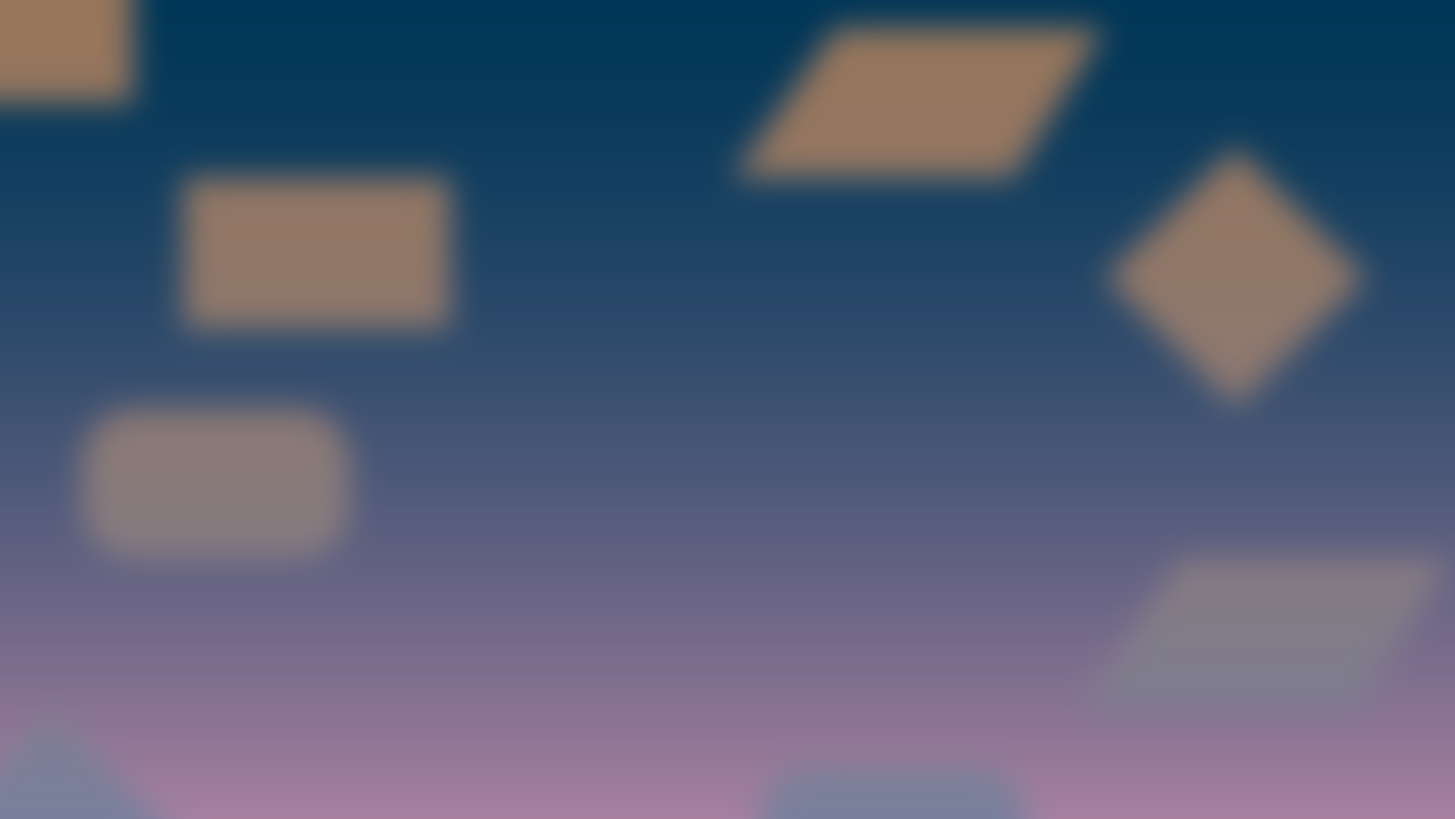
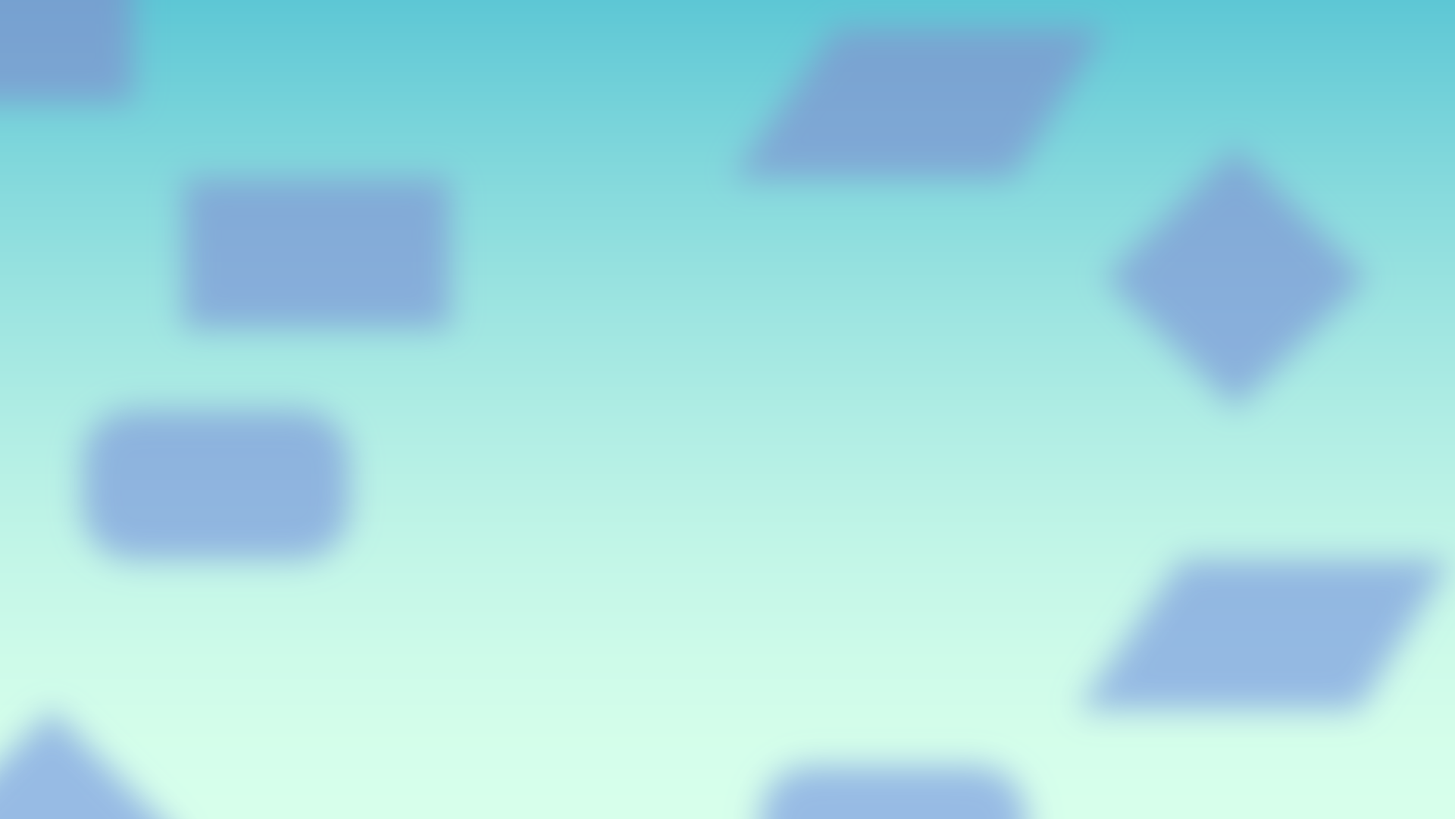
Comparing the layer stacks of the two 1455 x 819 images. Changes:
"Group 1": opacity 100% → 62% over [0, 0, 1455, 819]
added layer "Background copy" above "Background" over [0, 0, 1455, 819]
hid "Background" over [0, 0, 1455, 819]
